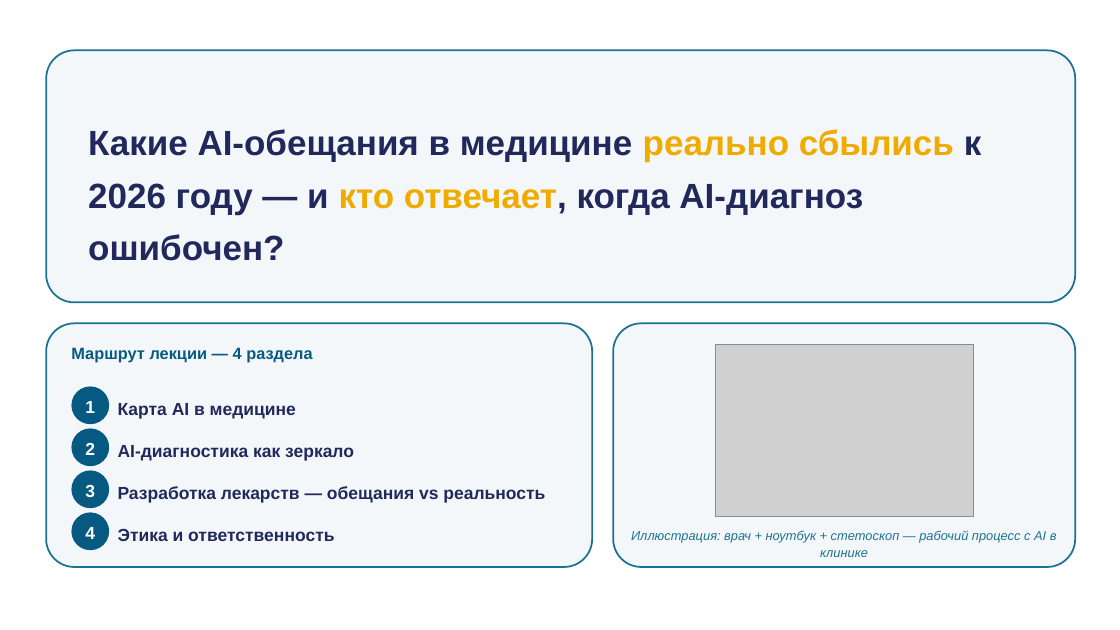
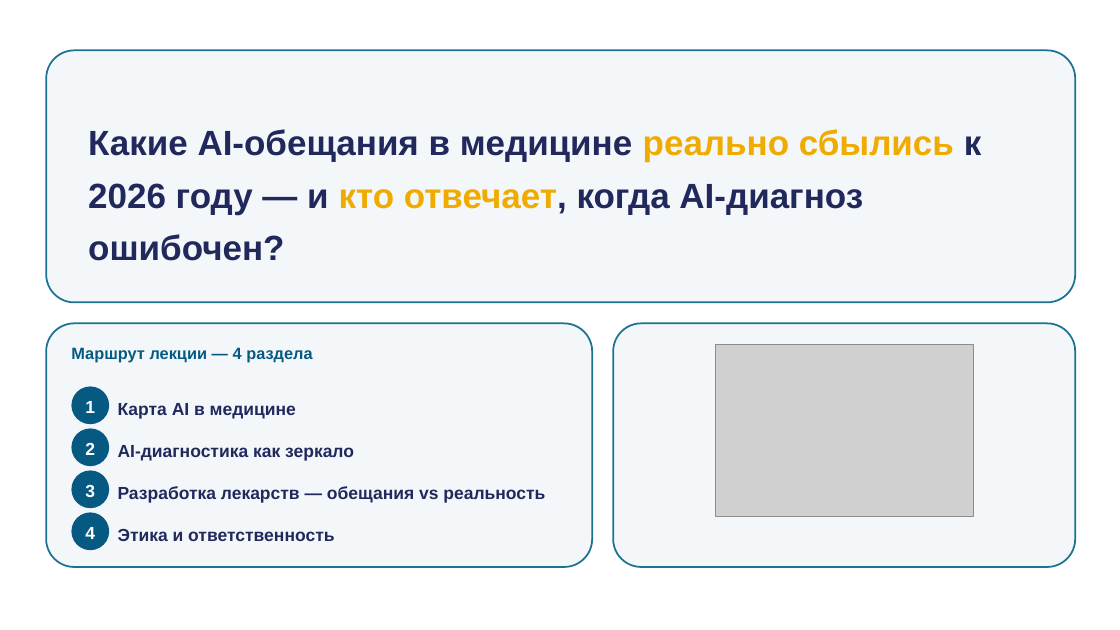
Before and after one commit to tellina-study/AI-usage-lessons, a slide deck: slide 5 of library/lectures/lec-04/rendered/lec-04.pptx. Drawn at 1120x630 pixels with LibreOffice and Linux fonts; fonts in the diff are those of the drawing; grey boxes stand for pictures. Boxes give left, top, right and bottom in pixels: in the first picture for what was removed or moved away, otherwise in the second. Text is boxed around its words. In the diff, an @@ line names an element or a change of style, - is before the commit and + after.

```diff
--- a/library/lectures/lec-04/rendered/lec-04.pptx
+++ b/library/lectures/lec-04/rendered/lec-04.pptx
@@ text removed at (631,530,1057,557) @@
-Иллюстрация: врач + ноутбук + стетоскоп — рабочий процесс с AI в клинике
```
Also in this commit, not shown: 5 other slides changed, 8 other files.
